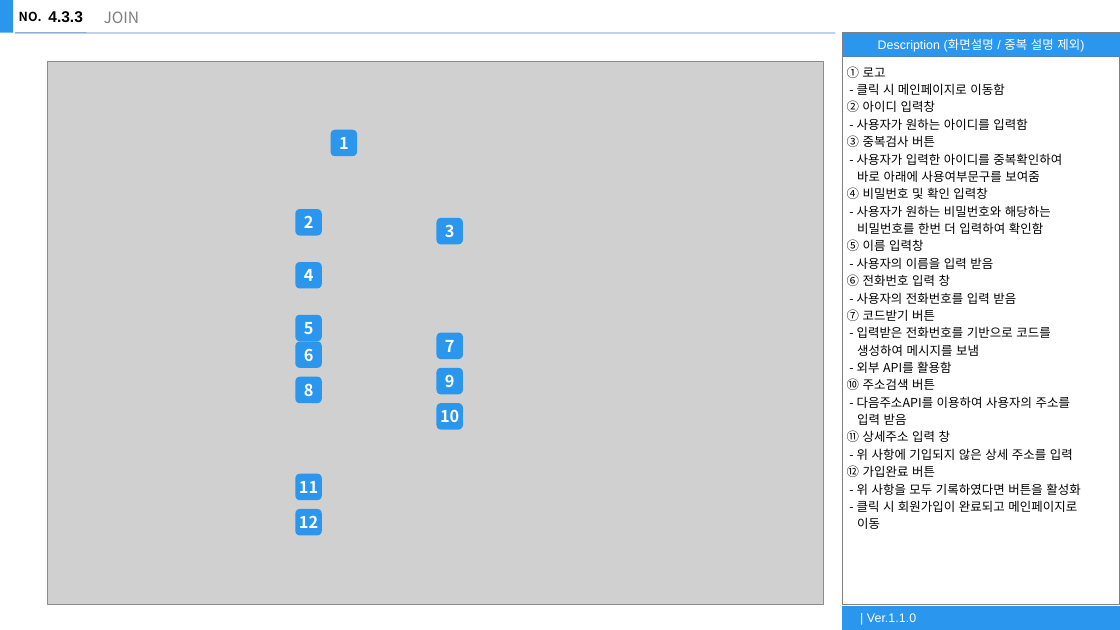
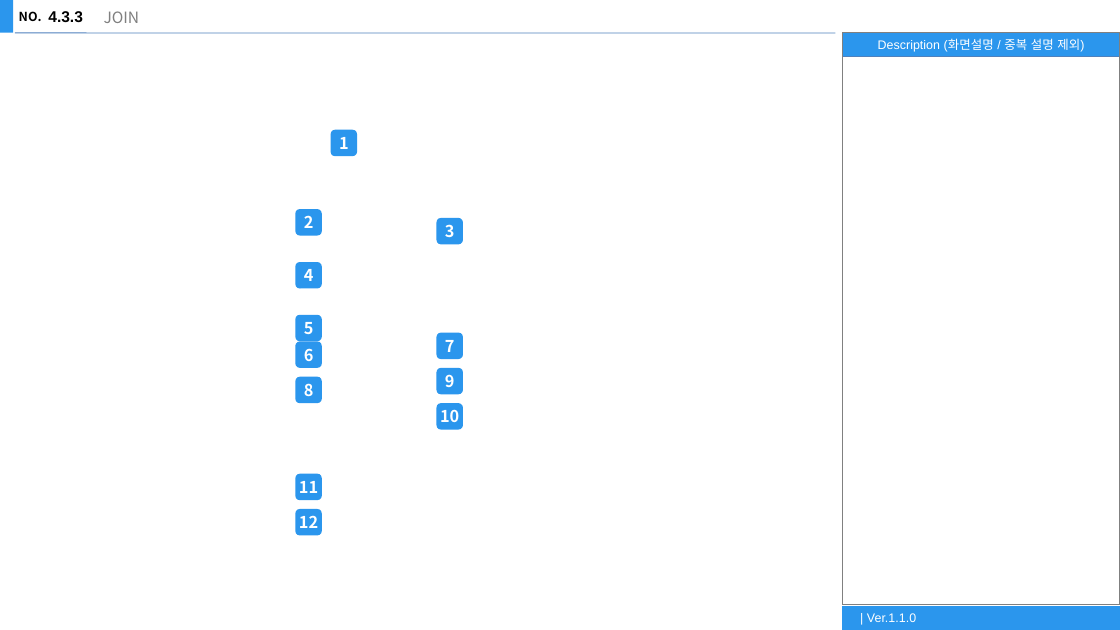
Before and after one commit to YuYoHan/project_study02, a slide deck: slide 16 of storyboard.pptx. Drawn at 1120x630 pixels with LibreOffice and Linux fonts; fonts in the diff are those of the drawing; grey boxes stand for pictures. Boxes give left, top, right and bottom in pixels: in the first picture for what was removed or moved away, otherwise in the second. Text is boxed around its words. In the diff, an @@ line names an element or a change of style, - is before the commit and + after.

```diff
--- a/storyboard.pptx
+++ b/storyboard.pptx
@@ picture removed at (48, 62, 824, 604) @@
@@ text removed at (847, 66, 1080, 529) @@
-① 로고
-- 클릭 시 메인페이지로 이동함
-② 아이디 입력창
-- 사용자가 원하는 아이디를 입력함
-③ 중복검사 버튼
-- 사용자가 입력한 아이디를 중복확인하여
-바로 아래에 사용여부문구를 보여줌
-④ 비밀번호 및 확인 입력창
-- 사용자가 원하는 비밀번호와 해당하는
-비밀번호를 한번 더 입력하여 확인함
-⑤ 이름 입력창
-- 사용자의 이름을 입력 받음
-⑥ 전화번호 입력 창
-- 사용자의 전화번호를 입력 받음
-⑦ 코드받기 버튼
-- 입력받은 전화번호를 기반으로 코드를
-생성하여 메시지를 보냄
-- 외부 API를 활용함
-⑩ 주소검색 버튼
-- 다음주소API를 이용하여 사용자의 주소를
-입력 받음
-⑪ 상세주소 입력 창
-- 위 사항에 기입되지 않은 상세 주소를 입력
-⑫ 가입완료 버튼
-- 위 사항을 모두 기록하였다면 버튼을 활성화
-- 클릭 시 회원가입이 완료되고 메인페이지로
-이동
```
Also in this commit, not shown: 7 other slides changed, 2 other files.
